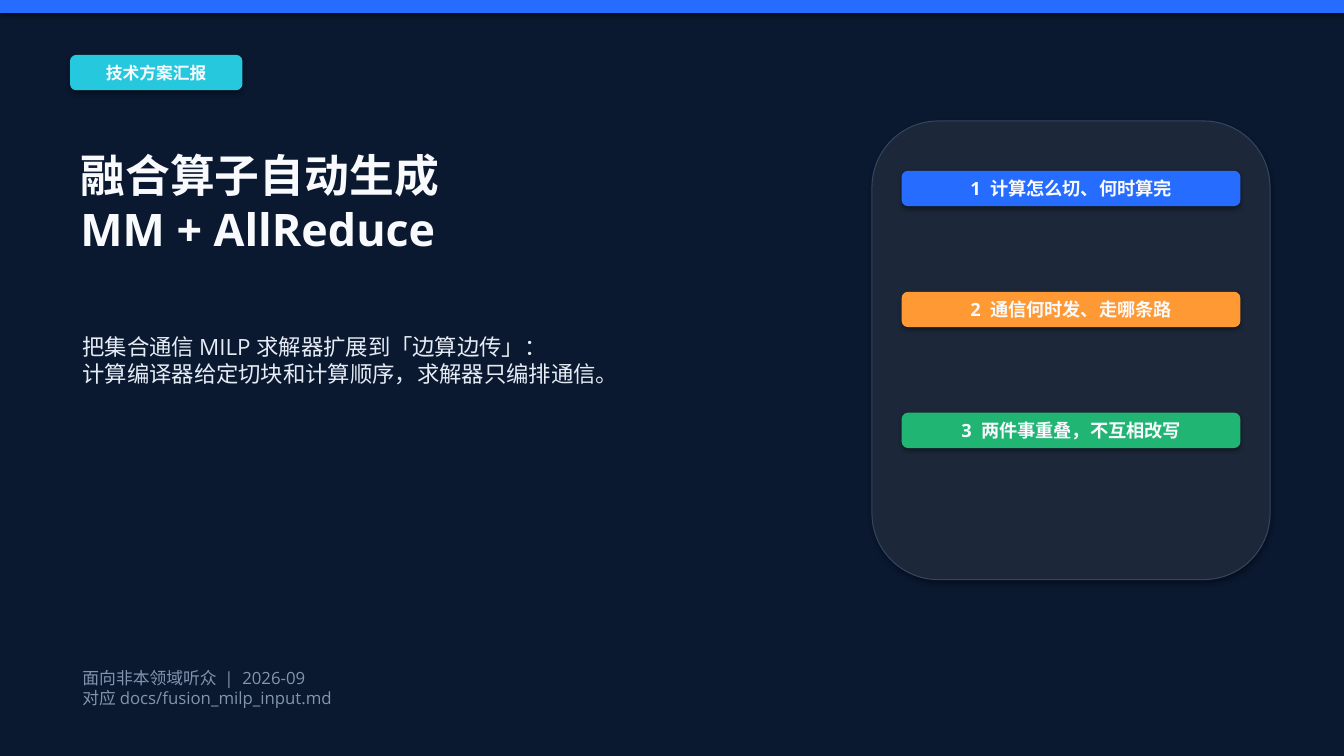
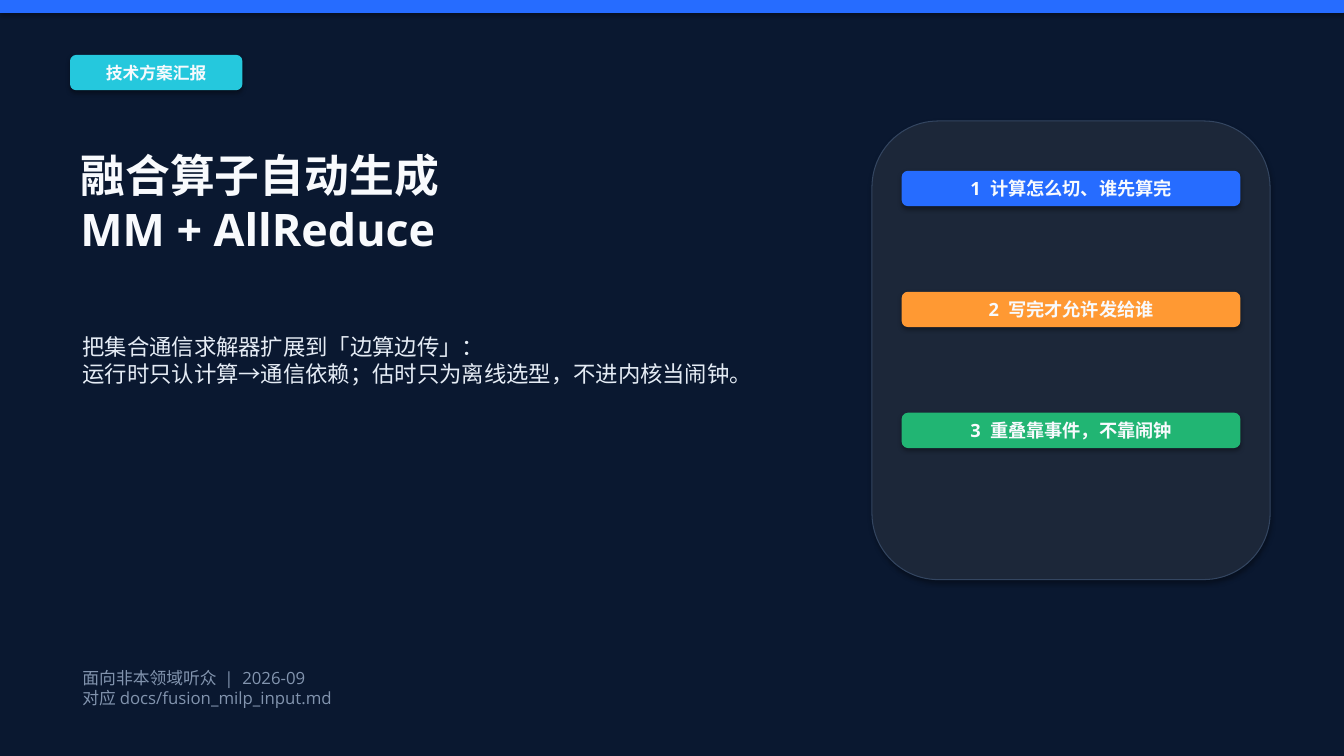
Before and after one commit to 69515164-rgb/DeepEP, a slide deck: slide 1 of docs/融合算子自动生成_MM_AllReduce.pptx. Drawn at 1344x756 pixels with LibreOffice and Linux fonts; fonts in the diff are those of the drawing. Boxes give left, top, right and bottom in pixels: in the first picture for what was removed or moved away, otherwise in the second. Text is boxed around its words. In the diff, an @@ line names an element or a change of style, - is before the commit and + after.

```diff
--- a/docs/融合算子自动生成_MM_AllReduce.pptx
+++ b/docs/融合算子自动生成_MM_AllReduce.pptx
@@ text at (970, 179, 1172, 197): text changed @@
-1 计算怎么切、何时算完
+1 计算怎么切、谁先算完
@@ text at (989, 300, 1153, 318): text changed @@
-2 通信何时发、走哪条路
+2 写完才允许发给谁
@@ text at (82, 336, 752, 386): text changed @@
-把集合通信 MILP 求解器扩展到「边算边传」：
-计算编译器给定切块和计算顺序，求解器只编排通信。
+把集合通信求解器扩展到「边算边传」：
+运行时只认计算→通信依赖；估时只为离线选型，不进内核当闹钟。
@@ text at (970, 421, 1172, 440): text changed @@
-3 两件事重叠，不互相改写
+3 重叠靠事件，不靠闹钟
```
Also in this commit, not shown: 13 other slides changed, 2 slides added, 2 other files.
